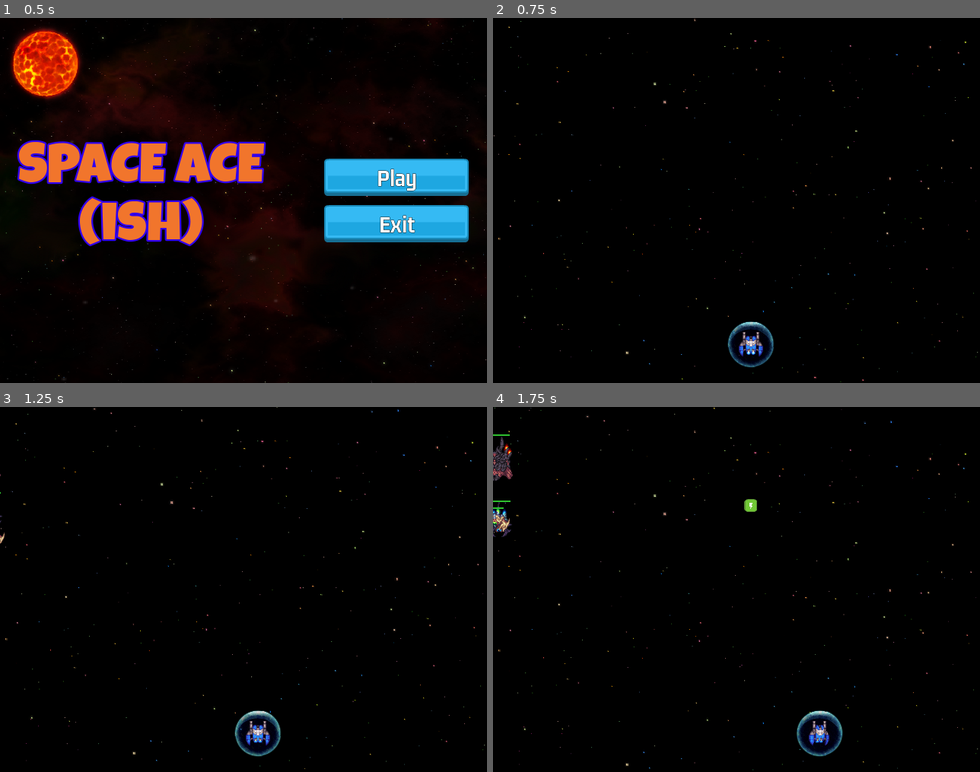
Above: before the commit, frames 1-4 (two rows, left to right).
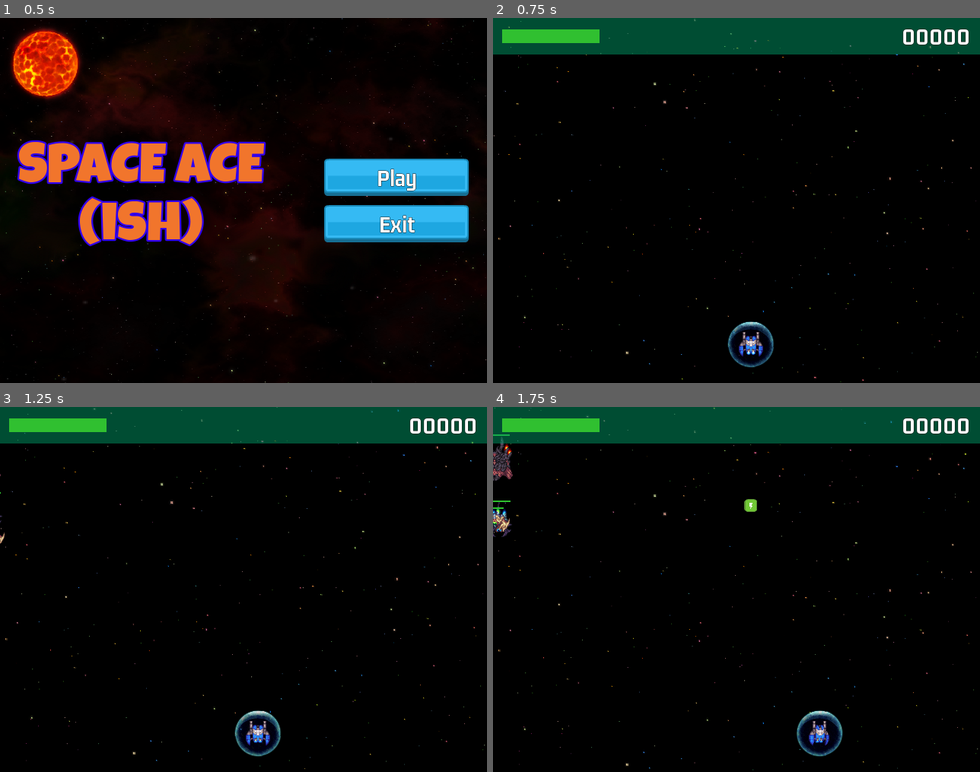
Above: after the commit, the same moments.

Repository: jaerrib/learning-godot
Game: Godot game, scene res://scenes/main/main.tscn
The game is run twice, just before and just after one commit, with the same random seed, the same clock (stepped at 60 frames per second) and the same inputs.
Inputs:
- Up to frame 1 (0.5 s): no input
- Up to frame 2 (0.75 s): click "Play" at 0.5 s
- Up to frame 3 (1.25 s): no input
- Up to frame 4 (1.75 s): hold D (right) from 1.28 s (still down); tap M (maker) at 1.35 s

Frame 1 is identical in both runs. In frame 2, 10% of the frame differs, in the area x 0-100%, y 0-10%; in frame 3, 10%; in frame 4, 10%.

Commit message:
Set up game UI

Diff:
--- /dev/null
+++ b/space-ace/scenes/game_ui/game_ui.gd
@@ -0,0 +1,16 @@
+extends Control
+
+
+@onready var health_bar: HealthBar = $ColorRect/MC/HealthBar
+@onready var score_label: Label = $ColorRect/MC/ScoreLabel
+@onready var sound: AudioStreamPlayer2D = $Sound
+
+
+# Called when the node enters the scene tree for the first time.
+func _ready() -> void:
+	pass # Replace with function body.
+
+
+# Called every frame. 'delta' is the elapsed time since the previous frame.
+func _process(delta: float) -> void:
+	pass
--- /dev/null
+++ b/space-ace/scenes/game_ui/game_ui.tscn
@@ -0,0 +1,48 @@
+[gd_scene load_steps=4 format=3 uid="uid://dm7lhnfru4msq"]
+
+[ext_resource type="PackedScene" uid="uid://nq242qivg0is" path="res://scenes/health_bar/health_bar.tscn" id="1_7pmbr"]
+[ext_resource type="Script" path="res://scenes/game_ui/game_ui.gd" id="1_8hul5"]
+[ext_resource type="LabelSettings" uid="uid://bslymv1e3rjua" path="res://assets/GN_32_white.tres" id="2_3r6ah"]
+
+[node name="GameUI" type="Control"]
+layout_mode = 3
+anchors_preset = 15
+anchor_right = 1.0
+anchor_bottom = 1.0
+grow_horizontal = 2
+grow_vertical = 2
+script = ExtResource("1_8hul5")
+
+[node name="ColorRect" type="ColorRect" parent="."]
+layout_mode = 1
+anchors_preset = 10
+anchor_right = 1.0
+offset_bottom = 48.0
+grow_horizontal = 2
+color = Color(0, 0.6, 0.4, 0.501961)
+
+[node name="MC" type="MarginContainer" parent="ColorRect"]
+layout_mode = 1
+anchors_preset = 15
+anchor_right = 1.0
+anchor_bottom = 1.0
+grow_horizontal = 2
+grow_vertical = 2
+theme_override_constants/margin_left = 12
+theme_override_constants/margin_right = 12
+
+[node name="HealthBar" parent="ColorRect/MC" instance=ExtResource("1_7pmbr")]
+custom_minimum_size = Vector2(128, 18)
+layout_mode = 2
+size_flags_horizontal = 0
+size_flags_vertical = 4
+
+[node name="ScoreLabel" type="Label" parent="ColorRect/MC"]
+layout_mode = 2
+size_flags_horizontal = 8
+text = "00000"
+label_settings = ExtResource("2_3r6ah")
+horizontal_alignment = 2
+vertical_alignment = 1
+
+[node name="Sound" type="AudioStreamPlayer2D" parent="."]
--- a/space-ace/scenes/level/level.tscn
+++ b/space-ace/scenes/level/level.tscn
@@ -7,6 +7,7 @@
 [ext_resource type="PackedScene" uid="uid://xd873jxjapti" path="res://scenes/enemy_base/enemy_bomber.tscn" id="5_y85bb"]
 [ext_resource type="PackedScene" uid="uid://y87jxjfktl6a" path="res://scenes/enemy_base/enemy_bio.tscn" id="6_nw2vm"]
 [ext_resource type="PackedScene" uid="uid://bmh5toyayombt" path="res://scenes/enemy_base/enemy_zipper.tscn" id="7_m8erx"]
+[ext_resource type="PackedScene" uid="uid://dm7lhnfru4msq" path="res://scenes/game_ui/game_ui.tscn" id="8_myfm5"]
 
 [sub_resource type="Environment" id="Environment_abr1h"]
 background_mode = 3
@@ -64,3 +65,7 @@
 
 [node name="EnemyZipper" parent="Path2D3" instance=ExtResource("7_m8erx")]
 position = Vector2(-36, 192)
+
+[node name="CanvasLayer" type="CanvasLayer" parent="."]
+
+[node name="GameUI" parent="CanvasLayer" instance=ExtResource("8_myfm5")]
Not shown: 1 places in space-ace/scenes/level/level.tscn that only renumber resources
